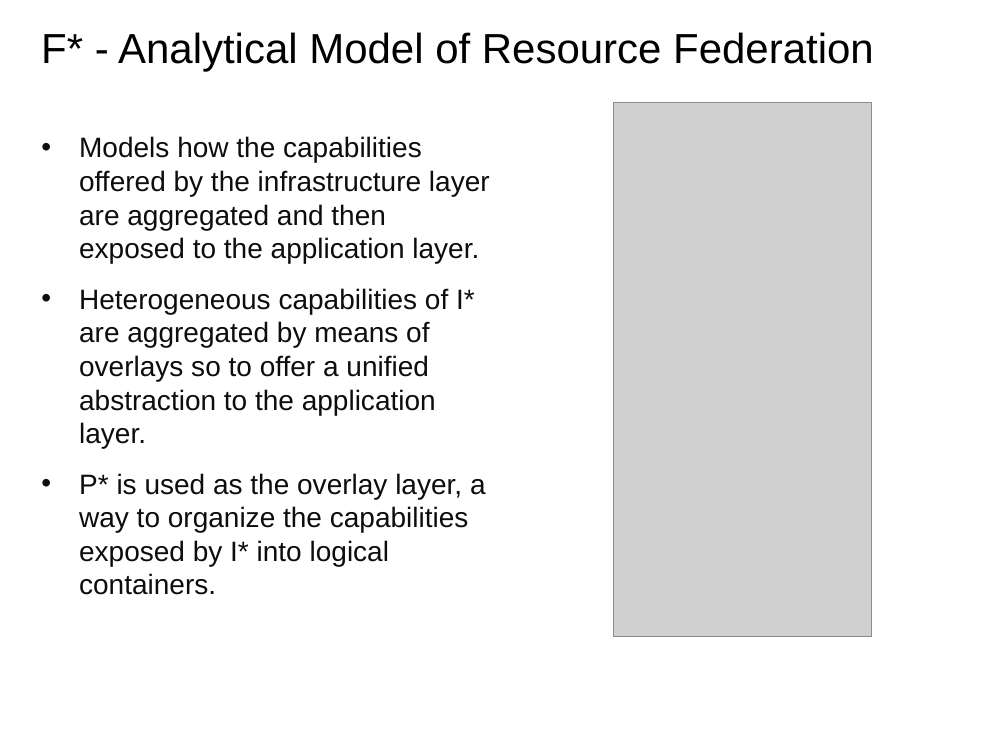
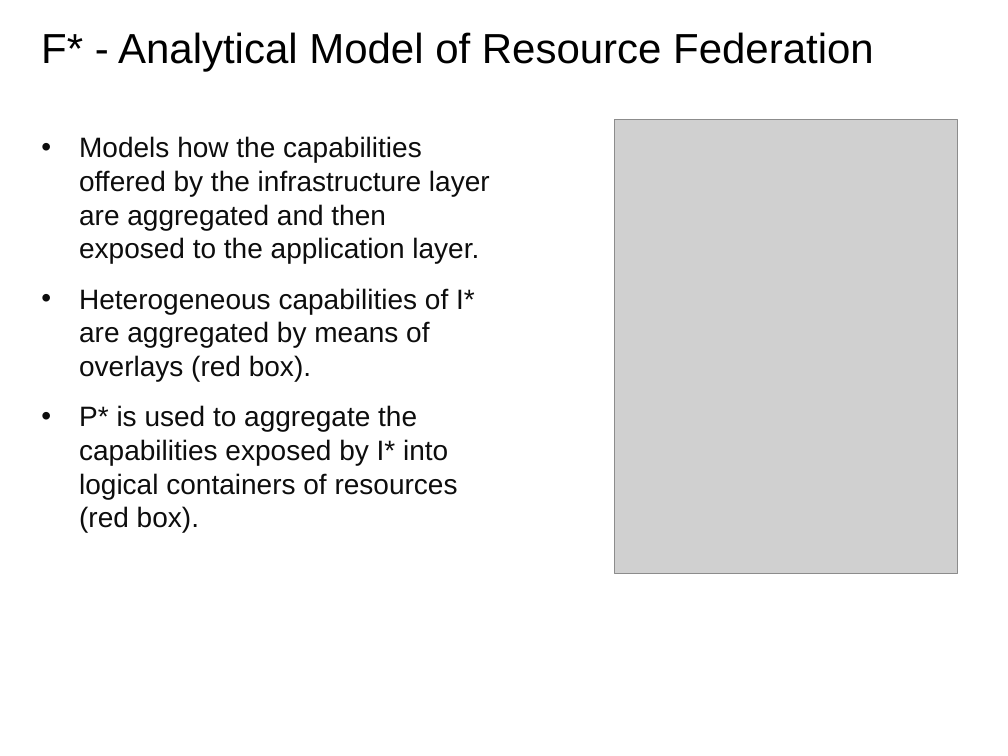
Before and after one commit to saga-project/NGMW, a slide deck: slide 1 of presentations/f-star.pptx. Drawn at 1008x756 pixels with LibreOffice and Linux fonts; fonts in the diff are those of the drawing; grey boxes stand for pictures; background and template pictures are left out. Boxes give left, top, right and bottom in pixels: in the first picture for what was removed or moved away, otherwise in the second. Text is boxed around its words. In the diff, an @@ line names an element or a change of style, - is before the commit and + after.

```diff
--- a/presentations/f-star.pptx
+++ b/presentations/f-star.pptx
@@ picture: place and size @@
-picture at <box>614,103,872,637</box>
+picture at <box>615,120,959,574</box>
@@ text at <box>79,288,475,532</box>: text changed @@
-• Heterogeneous capabilities of I* are aggregated by means of overlays so to offer a unified abstraction to the application layer.
-• P* is used as the overlay layer, a way to organize the capabilities exposed by I* into logical containers.
+• Heterogeneous capabilities of I* are aggregated by means of overlays (red box).
+• P* is used to aggregate the capabilities exposed by I* into logical containers of resources (red box).
```
Also in this commit, not shown: 2 other files.
